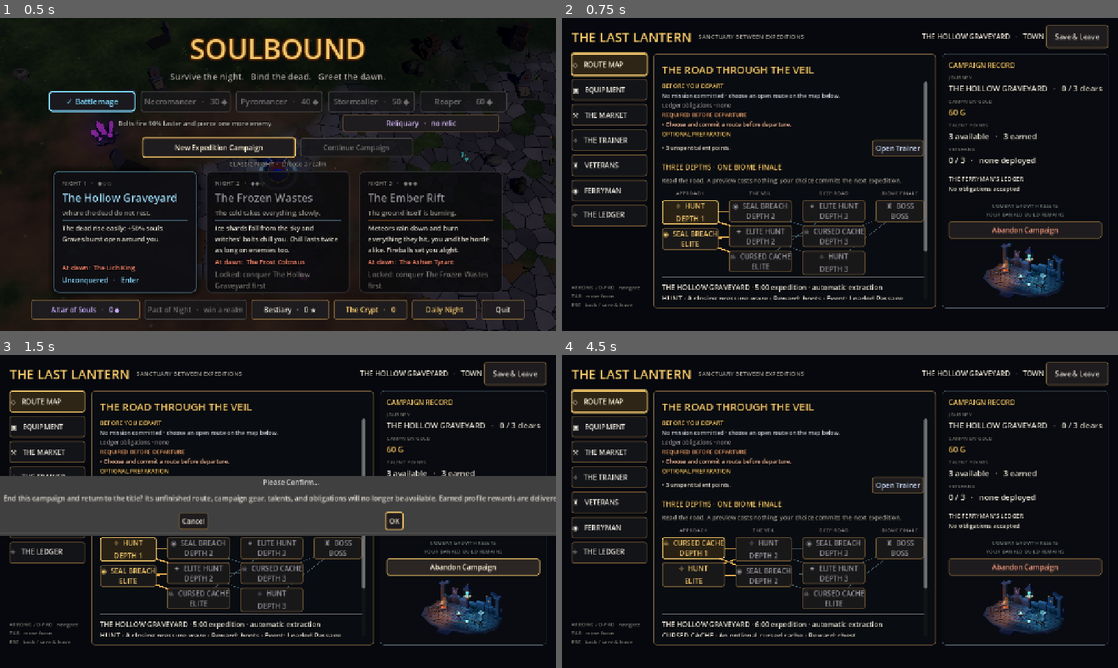
Above: before the commit, frames 1-4 (two rows, left to right).
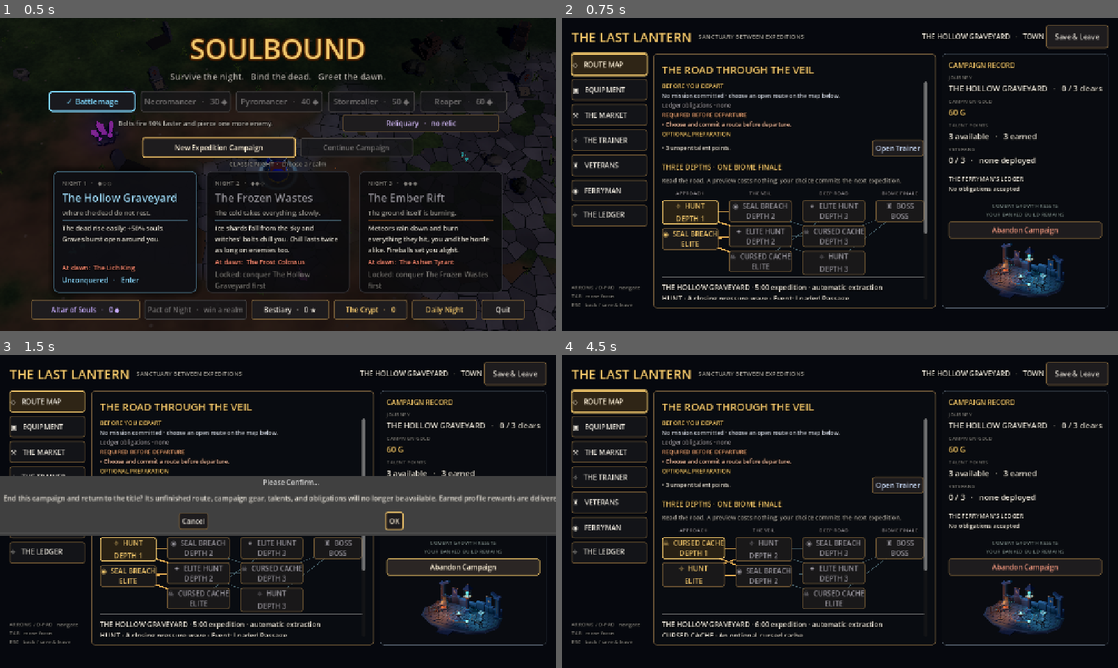
Above: after the commit, the same moments.

Repository: MarkJRogers92/ARPG
Game: Godot game, scene res://scenes/main.tscn
Same seed, same stepped clock (60 frames per second), same inputs: the game is played once before the commit and once after it. Sound files missing from this copy of the repository are replaced by a short silence.
Inputs:
- Up to frame 1 (0.5 s): no input
- Up to frame 2 (0.75 s): click "New Expedition Campaign" at 0.5 s
- Up to frame 3 (1.5 s): click "Abandon Campaign" at 1.25 s
- Up to frame 4 (4.5 s): click "Abandon Campaign" at 2 s; click "OK" at 2.75 s; click "New Expedition Campaign" at 3.5 s; click "Start new campaign" at 4.25 s

Frame 1 is identical in both runs. In frame 2, 0.2% of the frame differs, in the area x 38-66%, y 68-90%; in frame 3, 0.2%; in frame 4, 0.1%.

Commit message:
Show route reward terms before committing an expedition

Diff:
--- a/scripts/campaign/campaign_route_view.gd
+++ b/scripts/campaign/campaign_route_view.gd
@@ -83,7 +83,7 @@
 	var divider := HSeparator.new()
 	add_child(divider)
 	_details = UiStyle.label(16)
-	_details.custom_minimum_size = Vector2(0, 56)
+	_details.custom_minimum_size = Vector2(0, 84)
 	_details.size_flags_horizontal = Control.SIZE_EXPAND_FILL
 	_details.autowrap_mode = TextServer.AUTOWRAP_WORD_SMART
 	_details.size_flags_vertical = Control.SIZE_EXPAND_FILL
@@ -202,21 +202,34 @@
 	var danger := str(contract_record.get("danger", "Elite encounter" if bool(node.get("elite", false)) else "Standard encounter"))
 	if bool(node.get("elite", false)) and contract != "elite_hunt":
 		danger = "Elite variant · " + danger
-	var reward := str(node.get("reward_slot", node.get("reward", contract_record.get("reward", "campaign gear"))))
+	var reward_copy := _clear_reward_copy(node, contract_record, contract, biome)
 	var event_id := str(node.get("event", ""))
 	var event_record: Dictionary = CampaignCatalog.EVENTS.get(event_id, {})
 	var event_text := " · Event: " + str(event_record.get("name", event_id.replace("_", " ").capitalize())) if has_details and not event_id.is_empty() else ""
 	if int(node.get("depth", 0)) == 4:
 		if has_details:
-			_details.text = "%s · %s\n%s · Reward: %s%s\n%s" % [biome_names[biome].to_upper(), _duration(contract), danger, reward.replace("_", " "), event_text, _route_status_copy()]
+			_details.text = "%s · %s\n%s%s\n%s\n%s" % [biome_names[biome].to_upper(), _duration(contract), danger, event_text, reward_copy, _route_status_copy()]
 		else:
 			_details.text = "%s · BIOME FINALE · PREVIEW ONLY\n15:00 survival before the final boss; full danger and reward details remain veiled until revealed. %s" % [biome_names[biome].to_upper(), _route_status_copy()]
 	elif not has_details:
 		_details.text = "%s · preview only\n%s  ·  duration %s  ·  full danger and reward details remain veiled until revealed. %s" % [biome_names[biome].to_upper(), contract_name.to_upper(), _duration(contract), _route_status_copy()]
 	else:
-		_details.text = "%s · %s\n%s · %s · Reward: %s%s\n%s" % [biome_names[biome].to_upper(), _duration(contract), contract_name.to_upper(), danger, reward.replace("_", " "), event_text, _route_status_copy()]
+		_details.text = "%s · %s\n%s · %s%s\n%s\n%s" % [biome_names[biome].to_upper(), _duration(contract), contract_name.to_upper(), danger, event_text, reward_copy, _route_status_copy()]
 	_confirm.text = "Route committed" if _committed else "Choose this route"
 	_confirm.disabled = _committed or not _is_available(_selected_id)
+
+
+func _clear_reward_copy(node: Dictionary, contract_record: Dictionary, contract: String, biome: int) -> String:
+	var is_finale := contract == "finale"
+	var gold := int(contract_record.get("gold", 0)) * (biome + 1)
+	var talent_points := 3 if is_finale and biome < 2 else (0 if is_finale else 1)
+	var slot := str(node.get("reward_slot", "weapon"))
+	var slot_name := str(ItemData.SLOT_NAMES.get(slot, slot.replace("_", " ").capitalize()))
+	var prize := "Legendary %s prize banked" % slot_name if is_finale else "upper-tier Rare %s prize reserved at the Ferryman" % slot_name
+	var gold_note := "Base Gold: %d (before event adjustments or shard conversion)." % gold
+	if contract == "cursed_cache":
+		gold_note += " Claiming its optional cache adds %d Gold." % (50 * (biome + 1))
+	return "CLEAR REWARDS · %s · +%d Talent Point%s\n%s" % [gold_note, talent_points, "s" if talent_points != 1 else "", prize]
 
 
 func _is_available(id: String) -> bool:
--- a/tools/campaign_ui_test.gd
+++ b/tools/campaign_ui_test.gd
@@ -136,7 +136,7 @@
 	var controller := FixtureController.new()
 	capture_viewport.add_child(controller)
 	town.setup(controller)
-	if screen != "route":
+	if screen != "route" and screen != "route-rewards":
 		town._active_service = "ferryman" if screen.begins_with("ferryman") else ("pack" if screen == "comparison" else screen)
 		if screen == "event":
 			controller.state["phase"] = "EVENT_PENDING"
@@ -174,6 +174,11 @@
 	await process_frame
 	await process_frame
 	await process_frame
+	if screen == "route-rewards":
+		var route_scroll := town._content.get_parent() as ScrollContainer
+		route_scroll.scroll_vertical = int(route_scroll.get_v_scroll_bar().max_value)
+		await process_frame
+		await process_frame
 	await RenderingServer.frame_post_draw
 	await RenderingServer.frame_post_draw
 	var image := capture_viewport.get_texture().get_image()
@@ -380,6 +385,7 @@
 						if controller.state["phase"] != "ABANDONED" or abandon_events.size() != 1:
 							failures.append("confirmed abandon commits through the controller before returning to title")
 	await _test_event_and_retryable_abandon(failures)
+	await _test_route_reward_preview(failures)
 	await _test_route_preparation_panel(failures)
 	await _test_result_report_and_comparison(failures)
 
@@ -391,6 +397,84 @@
 	town.free()
 	print("CAMPAIGN_UI_BEHAVIOR %s" % ["FAILED" if not failures.is_empty() else "PASSED"])
 	quit(1 if not failures.is_empty() else 0)
+
+
+func _test_route_reward_preview(failures: Array[String]) -> void:
+	var fixture := FixtureController.new()
+	root.add_child(fixture)
+	var route_view := CampaignRouteView.new()
+	root.add_child(route_view)
+	var preview_state := fixture.snapshot()
+	var preview_state_before := preview_state.duplicate(true)
+	var available: Array = fixture.available_routes()
+	route_view.present(preview_state, available)
+	await process_frame
+	var short_route: Dictionary = fixture.state["graph"]["nodes"]["g-1-b"]
+	route_view._preview("g-1-b")
+	var short_copy := route_view._details.text
+	if not short_copy.contains("Base Gold: 140") or not short_copy.contains("before event adjustments or shard conversion"):
+		failures.append("short-route preview shows scaled base gold and explains excluded adjustments")
+	if not short_copy.contains("+1 Talent Point") or not short_copy.contains("upper-tier Rare Armor prize reserved at the Ferryman"):
+		failures.append("short-route preview distinguishes its talent award and reserved Ferryman prize")
+	if short_route.get("reward_slot") != "armor":
+		failures.append("reward preview reads the node's existing reward slot")
+	var cache_state := fixture.snapshot()
+	cache_state["biome_index"] = 2
+	var cache_state_before := cache_state.duplicate(true)
+	var cache_view := CampaignRouteView.new()
+	root.add_child(cache_view)
+	cache_view.present(cache_state, [fixture.state["graph"]["nodes"]["g-2-b"]])
+	cache_view._preview("g-2-b")
+	if not cache_view._details.text.contains("Base Gold: 300") or not cache_view._details.text.contains("optional cache adds 150 Gold"):
+		failures.append("Cursed Cache preview separates scaled base gold from its optional scaled bonus")
+	if cache_state != cache_state_before:
+		failures.append("Cursed Cache preview leaves its supplied state unchanged")
+	cache_view.free()
+
+	var hidden_route_view := CampaignRouteView.new()
+	root.add_child(hidden_route_view)
+	var veiled_state := fixture.snapshot()
+	var veiled_state_before := veiled_state.duplicate(true)
+	hidden_route_view.present(veiled_state, [])
+	hidden_route_view._preview("g-1-a")
+	if not hidden_route_view._confirm.disabled or hidden_route_view._details.text.contains("CLEAR REWARDS") or hidden_route_view._details.text.contains("Quiet Bell"):
+		failures.append("unavailable unrevealed route keeps rewards and event details veiled and cannot commit")
+	if veiled_state != veiled_state_before:
+		failures.append("veiled-route preview leaves its supplied state unchanged")
+	var revealed_state := fixture.snapshot()
+	revealed_state["graph"]["nodes"]["g-1-a"]["revealed"] = true
+	var revealed_state_before := revealed_state.duplicate(true)
+	hidden_route_view.present(revealed_state, [])
+	hidden_route_view._preview("g-1-a")
+	if not hidden_route_view._confirm.disabled or not hidden_route_view._details.text.contains("CLEAR REWARDS") or not hidden_route_view._details.text.contains("Quiet Bell"):
+		failures.append("revealed route shows existing preview details while remaining unavailable for commitment")
+	if revealed_state != revealed_state_before:
+		failures.append("revealed-route preview leaves its supplied state unchanged")
+
+	var finale: Dictionary = fixture.state["graph"]["nodes"]["g-4-boss"]
+	for biome in 3:
+		var finale_state := fixture.snapshot()
+		finale_state["biome_index"] = biome
+		var finale_state_before := finale_state.duplicate(true)
+		var finale_view := CampaignRouteView.new()
+		root.add_child(finale_view)
+		finale_view.present(finale_state, [finale])
+		finale_view._preview("g-4-boss")
+		var copy := finale_view._details.text
+		var expected_gold := 250 * (biome + 1)
+		var expected_talents := 3 if biome < 2 else 0
+		if not copy.contains("Base Gold: %d" % expected_gold) or not copy.contains("+%d Talent Point" % expected_talents):
+			failures.append("finale preview uses biome-scaled gold and the correct talent award for biome %d" % biome)
+		if not copy.contains("Legendary Weapon prize banked"):
+			failures.append("finale preview identifies its banked Legendary weapon prize")
+		if finale_state != finale_state_before:
+			failures.append("finale preview leaves its supplied biome-%d state unchanged" % biome)
+		finale_view.free()
+	if preview_state != preview_state_before:
+		failures.append("short-route preview leaves its supplied state unchanged")
+	route_view.free()
+	hidden_route_view.free()
+	fixture.free()
 
 
 func _test_event_and_retryable_abandon(failures: Array[String]) -> void:
